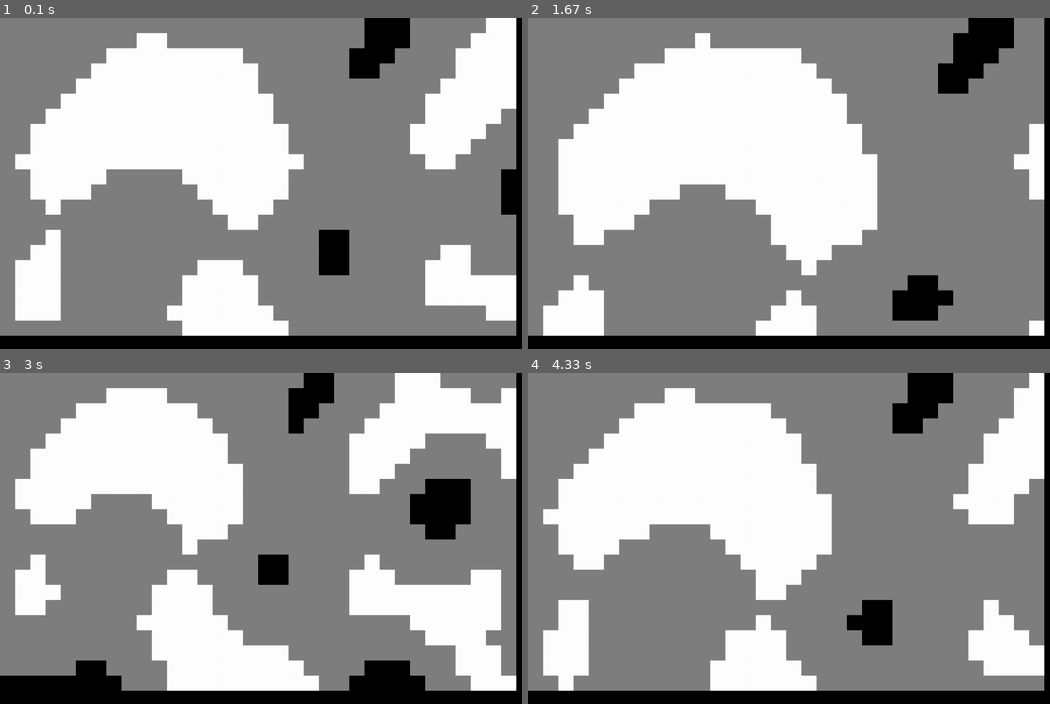
Above: before the commit, frames 1-4 (two rows, left to right).
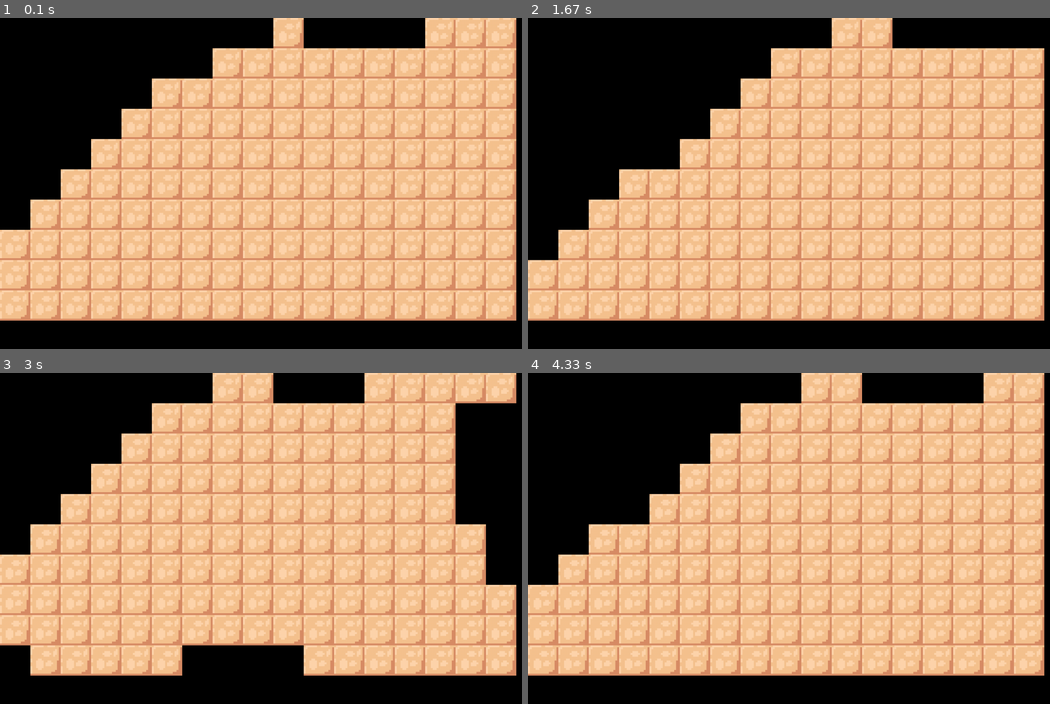
Above: after the commit, the same moments.

Repository: ARKANYOTA/Pygame-Test
Game: pygame game, started from index.py
Same seed, same stepped clock (60 frames per second), same inputs: the game is played once before the commit and once after it.
Inputs:
- Up to frame 1 (0.1 s): no input
- Up to frame 2 (1.67 s): hold Right 0.33-0.8 s; hold Left 0.83-1.13 s; hold Right 1.17-1.63 s
- Up to frame 3 (3 s): hold Left 1.67-2.2 s; hold Left 2.23-2.53 s; hold Left 2.57-2.97 s
- Up to frame 4 (4.33 s): hold Right 3-3.37 s; hold Right 3.4-4.03 s; hold Left from 4.07 s (still down)

The runs differ from the first frame. In frame 1, 94% of the frame differs, in the area x 0-99%, y 0-97%; in frame 2, 94%; in frame 3, 92%; in frame 4, 94%.

Commit message:
random gen with image

Diff:
--- a/index.py
+++ b/index.py
@@ -10,6 +10,7 @@
 circlepos = [scrwidth/2, scrheight/2]
 screen = pygame.display.set_mode(size)
 DISPLAY = pygame.display.set_mode((scrwidth, scrheight), 0, 32)
+groundImg = pygame.image.load("dummyGround.png")
 
 def get_dir():
     return Vector2(1* pygame.key.get_pressed()[pygame.K_RIGHT] - 1* pygame.key.get_pressed()[pygame.K_LEFT],
@@ -83,21 +84,20 @@
 def clamp(val, a, b):
     return max(a, min(val, b))
 
-def printpnoise(x, y, nx, ny, w, h, s, blkw):
+def printpnoise(x, y, nx, ny, w, h, s, blockw):
     for i in range(w):
         for j in range(h):
             div = 5
-            val = pnoise(i/s+nx, j/s+ny)
-            if div != 0:
-                val = floor( (val+.5) *div)/div
-            val = clamp( (128*(val+1)), 0, 255)
-            if 190 < val:
+            val = (pnoise(i/s+nx, j/s+ny)+1) /2
+            if .5 < val:
                 val = 255
-            elif 150 < val:
+                DISPLAY.blit(groundImg, (i*blockw,j*blockw))
+            elif .5 < val:
                 val = 127
             else:
                 val = 0
-            pygame.draw.rect(DISPLAY, (val, val, val), (i*blkw+x, j*blkw+y, blkw, blkw))
+            #pygame.draw.rect(DISPLAY, (val, val, val), (i*blkw+x, j*blkw+y, blkw, blkw))
+
 
 def main():
     #WHITE = (255, 255, 255)
@@ -105,11 +105,11 @@
 
     pygame.init()
     noiseposy = 0
-    blockw = 32
+    blockw = 64
     scale = 10
     printpnoise(0, 0, 0, noiseposy, scrwidth // blockw, scrheight // blockw, scale, blockw)
     while True:
-        pygame.display.flip()
+        screen.fill((0,0,0))
         for event in pygame.event.get():
             pass
             if event.type == pygame.QUIT:
@@ -122,15 +122,16 @@
             scale -= 0.05
             print(scale)
         if dirr.y == -1:
-            noiseposy -= 0.05
+            noiseposy -= 1
             print(scale)
         elif dirr.y == 1:
-            noiseposy += 0.05
+            noiseposy += 1
             print(scale)
         else:
             pass
         if dirr != Vector2(0,0):
             printpnoise(0, 0, 0, noiseposy, scrwidth // blockw, scrheight // blockw, scale, blockw)
+        pygame.display.flip()
 
 
 main()
Binary file added: dummyGround.png
